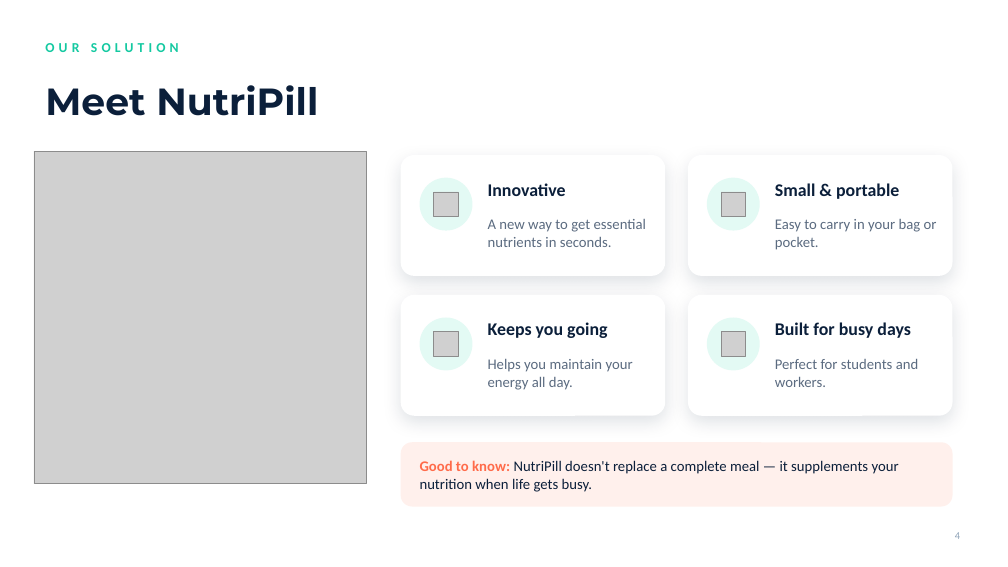
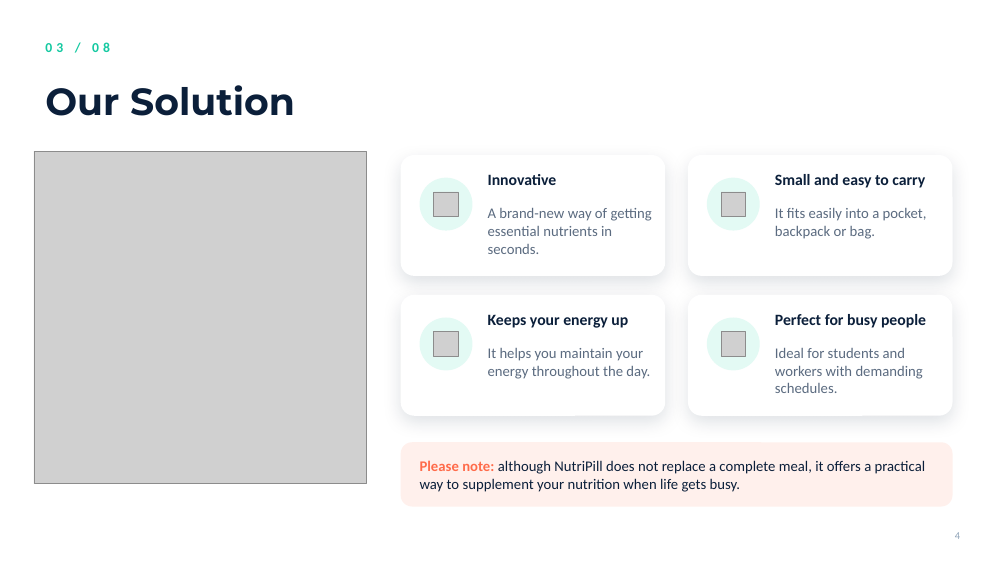
Before and after one commit to Johnporkthethird/english-presentaiton-, a slide deck: slide 4 of NutriPill.pptx. Drawn at 1008x567 pixels with LibreOffice and Linux fonts; fonts in the diff are those of the drawing; grey boxes stand for pictures; background and template pictures are left out. Boxes give left, top, right and bottom in pixels: in the first picture for what was removed or moved away, otherwise in the second. Text is boxed around its words. In the diff, an @@ line names an element or a change of style, - is before the commit and + after.

```diff
--- a/NutriPill.pptx
+++ b/NutriPill.pptx
@@ text at [45, 42, 110, 52]: text changed @@
-OUR SOLUTION
+03 / 08
@@ title at [45, 85, 295, 116]: text changed @@
-Meet NutriPill
+Our Solution
@@ text "Innovative" at [488, 174, 557, 185]: size 17 to 15 pt; vertical alignment middle to top @@
@@ text at [775, 174, 925, 188]: text changed; size 17 to 15 pt @@
-Small & portable
+Small and easy to carry
@@ text at [488, 208, 652, 254]: text changed @@
-A new way to get essential nutrients in seconds.
+A brand-new way of getting essential nutrients in seconds.
@@ vertical alignment middle to top in 7 elements at [488, 348, 650, 379], [488, 208, 652, 254], [775, 348, 923, 393], [775, 314, 926, 328], [488, 314, 628, 328], [775, 174, 925, 188], [775, 208, 927, 239] @@
@@ text at [775, 208, 927, 239]: text changed @@
-Easy to carry in your bag or pocket.
+It fits easily into a pocket, backpack or bag.
@@ text at [488, 314, 628, 328]: text changed; size 17 to 15 pt @@
-Keeps you going
+Keeps your energy up
@@ text at [775, 314, 926, 328]: text changed; size 17 to 15 pt @@
-Built for busy days
+Perfect for busy people
@@ text at [488, 348, 650, 379]: text changed @@
-Helps you maintain your energy all day.
+It helps you maintain your energy throughout the day.
@@ text at [775, 348, 923, 393]: text changed @@
-Perfect for students and workers.
+Ideal for students and workers with demanding schedules.
@@ text at [420, 460, 926, 492]: text changed @@
-Good to know: NutriPill doesn't replace a complete meal — it supplements your nutrition when life gets busy.
+Please note: although NutriPill does not replace a complete meal, it offers a practical way to supplement your nutrition when life gets busy.
```
Also in this commit, not shown: 8 other slides changed, 1 slide removed, 3 other files.
